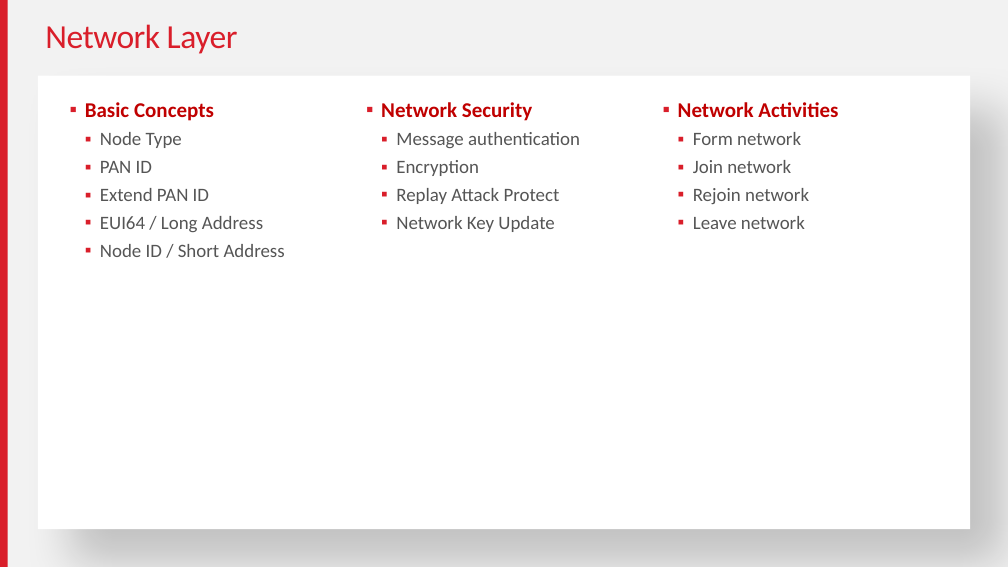
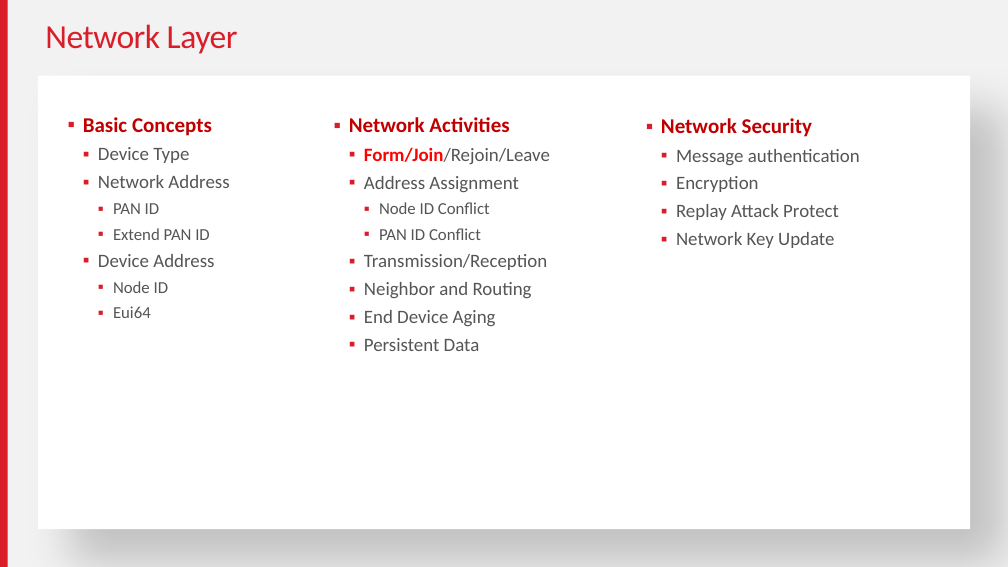
Before and after one commit to MarkDing/IoT-Developer-Boot-Camp-Wiki, a slide deck: slide 8 of zigbee/Zigbee Basic.pptx. Drawn at 1008x567 pixels with LibreOffice and Linux fonts; fonts in the diff are those of the drawing. Boxes give left, top, right and bottom in pixels: in the first picture for what was removed or moved away, otherwise in the second. Text is boxed around its words. In the diff, an @@ line names an element or a change of style, - is before the commit and + after.

```diff
--- a/zigbee/Zigbee Basic.pptx
+++ b/zigbee/Zigbee Basic.pptx
@@ text "Basic Concepts": place and size @@
-text "Basic Concepts" at [85,102,285,257]
+text "Basic Concepts" at [83,117,229,318]
@@ text "Network Activities": place and size @@
-text "Network Activities" at [678,102,838,229]
+text "Network Activities" at [349,117,550,351]
@@ text "Network Security": place and size @@
-text "Network Security" at [381,102,580,232]
+text "Network Security" at [661,118,860,248]
@@ text at [98,147,229,188]: text changed @@
-  ▪ Node Type
+  ▪ Device Type
+  ▪ Network Address
@@ text at [364,147,550,351]: text changed @@
-  ▪ Form network
-  ▪ Join network
-  ▪ Rejoin network
-  ▪ Leave network
+  ▪ Form/Join/Rejoin/Leave
+  ▪ Address Assignment
+    ▪ Node ID Conflict
+    ▪ PAN ID Conflict
+  ▪ Transmission/Reception
+  ▪ Neighbor and Routing
+  ▪ End Device Aging
+  ▪ Persistent Data
@@ text at [113,203,210,240]: size 18 to 16 pt in "PAN ID", "Extend PAN ID"; list level 2 to 3 in "PAN ID"; list level 2 to 3 in "Extend PAN ID" @@
@@ text at [98,254,214,318]: text changed @@
-  ▪ EUI64 / Long Address
-  ▪ Node ID / Short Address
+  ▪ Device Address
+    ▪ Node ID
+    ▪ Eui64
```
Also in this commit, not shown: 11 other slides changed, 12 slides added, 10 slides removed, 5 other files.
